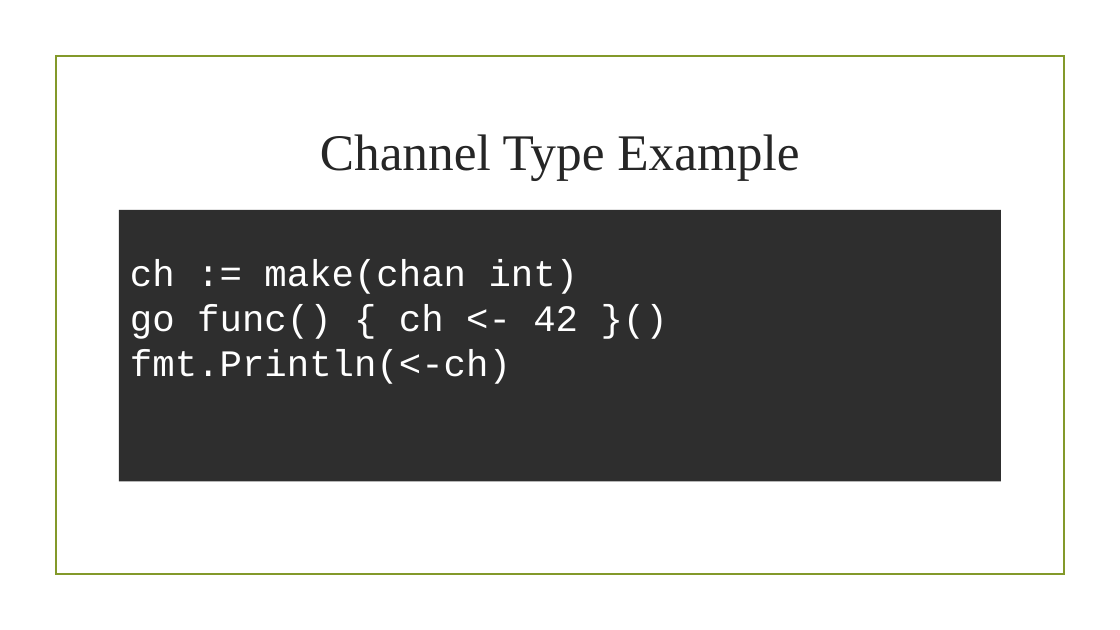
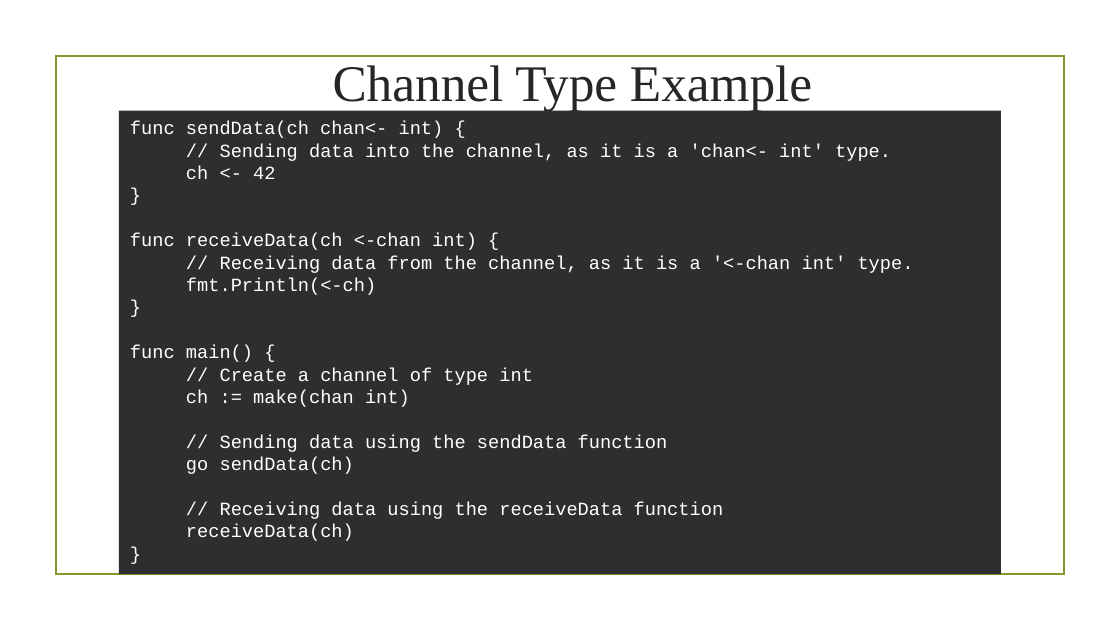
Before and after one commit to CodeWithDhruvX/coding_ppt, a slide deck: slide 28 of ppt/golang/interview_questions/4/datatypes.pptx. Drawn at 1120x630 pixels with LibreOffice and Linux fonts; fonts in the diff are those of the drawing; background and template pictures are left out. Boxes give left, top, right and bottom in pixels: in the first picture for what was removed or moved away, otherwise in the second. Text is boxed around its words. In the diff, an @@ line names an element or a change of style, - is before the commit and + after.

```diff
--- a/ppt/golang/interview_questions/4/datatypes.pptx
+++ b/ppt/golang/interview_questions/4/datatypes.pptx
@@ title "Channel Type Example": place and size @@
-title "Channel Type Example" at (320,134,799,181)
+title "Channel Type Example" at (333,65,812,111)
@@ rectangle "func sendData(ch chan<- int) {": place and size @@
-rectangle "func sendData(ch chan<- int) {" at (119,211,1000,482)
+rectangle "func sendData(ch chan<- int) {" at (119,111,1000,575)
@@ text in rectangle at (130,121,914,541): text changed; size 24 to 12 pt @@
-ch := make(chan int)
-go func() { ch <- 42 }()
-fmt.Println(<-ch)
+func sendData(ch chan<- int) {
+// Sending data into the channel, as it is a 'chan<- int' type.
+ch <- 42
+}
+func receiveData(ch <-chan int) {
+// Receiving data from the channel, as it is a '<-chan int' type.
+fmt.Println(<-ch)
+}
+func main() {
+// Create a channel of type int
+ch := make(chan int)
+// Sending data using the sendData function
+go sendData(ch)
+// Receiving data using the receiveData function
+receiveData(ch)
+}
```
Also in this commit, not shown: 2 other files.
